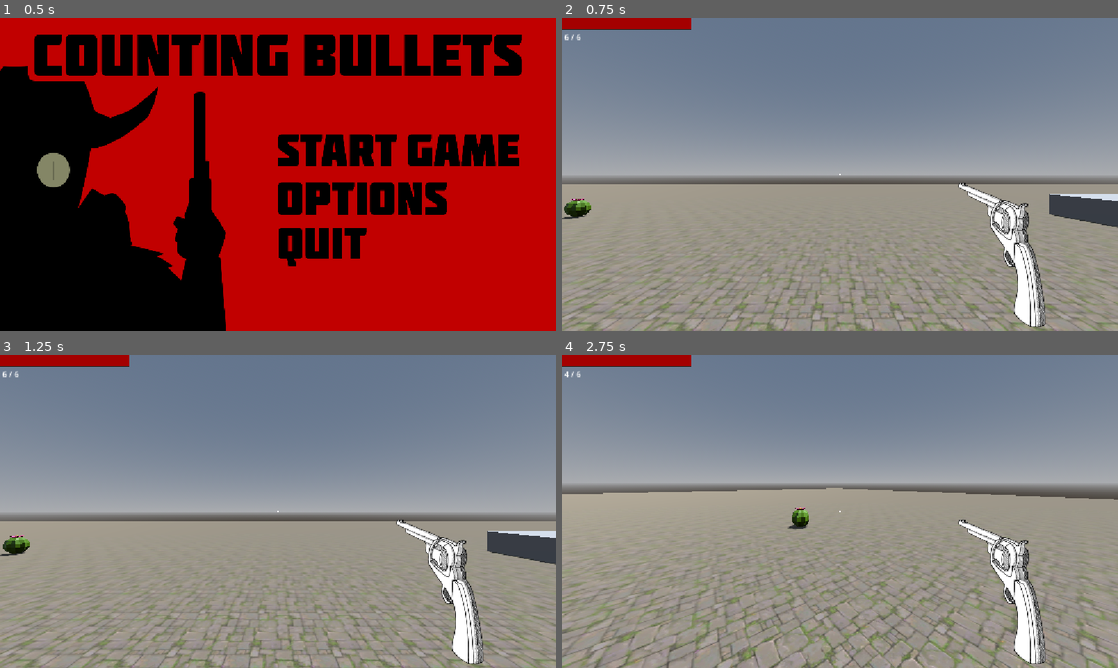
Above: before the commit, frames 1-4 (two rows, left to right).
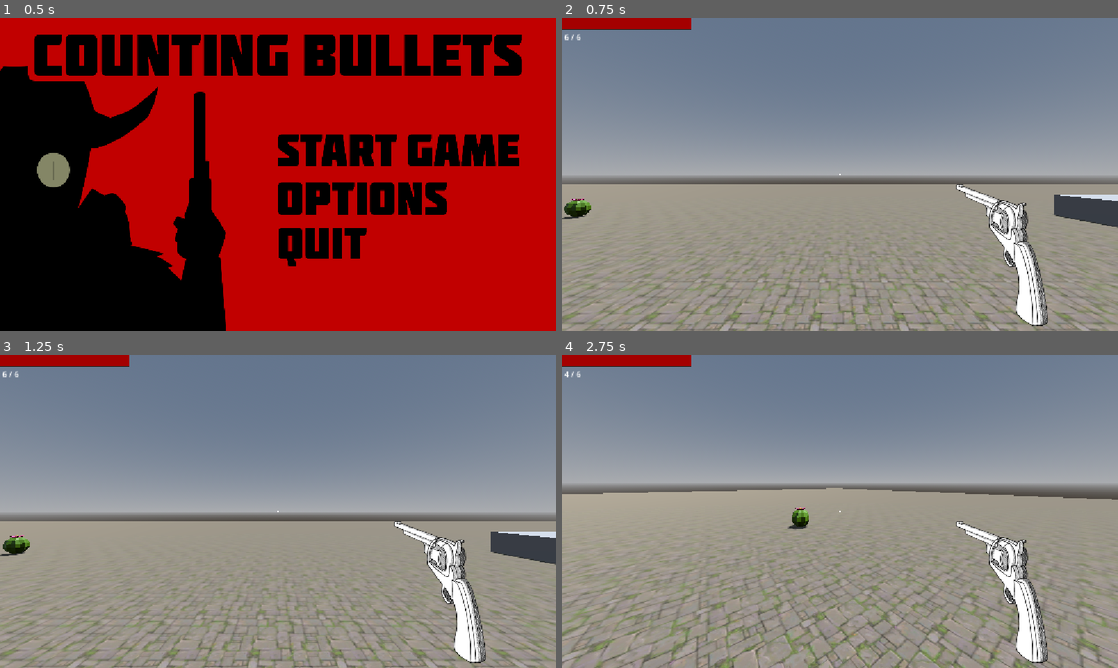
Above: after the commit, the same moments.

Repository: JoaoMoissa/COUNTING-BULLETS
Game: Godot game, scene res://scenes/main_menu.tscn
Two runs of this game, one before a commit and one after it. Both use one fixed random seed, a clock stepped at 60 frames per second and the inputs below. The project has no main scene, so this scene is started directly.
Inputs (mouse positions are in pixels of both pictures, inside the frame that each line leads up to):
- Up to frame 1 (0.5 s): no input
- Up to frame 2 (0.75 s): click (962, 149) at 0.5 s
- Up to frame 3 (1.25 s): no input
- Up to frame 4 (2.75 s): tap Enter at 1.25 s; move the mouse to (867, 511) at 1.27 s; hold W (up) from 1.28 s (still down); click (867, 511) at 1.35 s; tap Space (jump) at 1.52, 2.27 s; move the mouse to (812, 511) at 2.02 s; click (812, 511) at 2.1 s

Frame 1 is identical in both runs. In frame 2, 6.3% of the frame differs, in the area x 0-100%, y 52-100%; in frame 3, 6.4%; in frame 4, 9.9%, in the area x 0-100%, y 42-100%.

Commit message:
Fix: bullet hitting enemy

Diff:
--- a/scenes/bullet.tscn
+++ b/scenes/bullet.tscn
@@ -1,6 +1,7 @@
 [gd_scene format=3 uid="uid://b7w1ce10rrs24"]
 
 [ext_resource type="Script" uid="uid://vnm4b05bi4b2" path="res://scripts/bullet.gd" id="1_mkf8s"]
+[ext_resource type="Texture2D" uid="uid://l8hmpsnco2bq" path="res://png/BALA.png" id="2_y25gk"]
 
 [sub_resource type="SphereMesh" id="SphereMesh_yf5fn"]
 
@@ -9,6 +10,21 @@
 
 [sub_resource type="SphereShape3D" id="SphereShape3D_g4v7s"]
 
+[sub_resource type="AtlasTexture" id="AtlasTexture_y25gk"]
+atlas = ExtResource("2_y25gk")
+region = Rect2(0, 0, 83, 81)
+
+[sub_resource type="SpriteFrames" id="SpriteFrames_yf5fn"]
+animations = [{
+"frames": [{
+"duration": 1.0,
+"texture": SubResource("AtlasTexture_y25gk")
+}],
+"loop": 1,
+"name": &"idle",
+"speed": 5.0
+}]
+
 [node name="Bullet" type="Area3D" unique_id=1669586633]
 collision_layer = 4
 collision_mask = 3
@@ -16,12 +32,19 @@
 
 [node name="MeshInstance3D" type="MeshInstance3D" parent="." unique_id=494437680]
 transform = Transform3D(0.1, 0, 0, 0, 0.1, 0, 0, 0, 0.1, 0, 0, 0)
+visible = false
 mesh = SubResource("SphereMesh_yf5fn")
 surface_material_override/0 = SubResource("StandardMaterial3D_57qmd")
 
 [node name="CollisionShape3D" type="CollisionShape3D" parent="." unique_id=139923662]
+transform = Transform3D(0.09, 0, 0, 0, 0.09, 0, 0, 0, 0.09, 0, 0, 0)
+shape = SubResource("SphereShape3D_g4v7s")
+
+[node name="AnimatedSprite3D" type="AnimatedSprite3D" parent="." unique_id=1479423672]
 transform = Transform3D(0.1, 0, 0, 0, 0.1, 0, 0, 0, 0.1, 0, 0, 0)
-shape = SubResource("SphereShape3D_g4v7s")
+billboard = 2
+sprite_frames = SubResource("SpriteFrames_yf5fn")
+animation = &"idle"
 
 [connection signal="area_entered" from="." to="." method="_on_area_entered"]
 [connection signal="body_entered" from="." to="." method="_on_body_entered"]
--- a/scenes/player.tscn
+++ b/scenes/player.tscn
@@ -30,12 +30,13 @@
 current = true
 
 [node name="Revolver" parent="Head/Camera3D" unique_id=187879373 instance=ExtResource("2_qlg0r")]
-transform = Transform3D(0.9876283, -0.04877264, 0.14903563, 0.064133994, 0.99291193, -0.10006751, -0.14309868, 0.10838776, 0.98375565, 0.35488814, -0.08040559, -0.7499223)
+transform = Transform3D(0.9876283, -0.04877264, 0.14903563, 0.064133994, 0.99291193, -0.10006751, -0.14309868, 0.10838776, 0.98375565, 0.35488814, -0.04133427, -0.7058687)
 
 [node name="CanvasLayer" type="CanvasLayer" parent="Head/Camera3D" unique_id=1001775197]
 
 [node name="Weapon" type="Sprite2D" parent="Head/Camera3D/CanvasLayer" unique_id=1948241857]
 position = Vector2(914, 490)
+rotation = -0.034906585
 scale = Vector2(0.48458195, 0.484582)
 texture = ExtResource("3_fjrip")
 
--- a/scenes/wold.tscn
+++ b/scenes/wold.tscn
@@ -30,6 +30,7 @@
 [node name="Main" type="Node3D" unique_id=1391810359]
 
 [node name="Wold" type="NavigationRegion3D" parent="." unique_id=1398679537]
+transform = Transform3D(1, 0, 0, 0, 1, 0, 0, 0, 1, 0, 0, 0.18112373)
 navigation_mesh = SubResource("NavigationMesh_baeb5")
 
 [node name="DirectionalLight3D" type="DirectionalLight3D" parent="Wold" unique_id=836681413]
--- a/scripts/Player.gd
+++ b/scripts/Player.gd
@@ -99,6 +99,15 @@
 	var target_position: Vector3 = ray_end
 	if not result.is_empty():
 		target_position = result["position"]
+
+	var distance_from_barrel: float = gun_barrel.global_position.distance_to(target_position)
+
+	if distance_from_barrel < 0.5:
+		var camera_forward: Vector3 = -camera.global_transform.basis.z
+		var camera_left: Vector3 = -camera.global_transform.basis.x
+
+		var shoot_direction: Vector3 = (camera_forward + camera_left * 0.45).normalized()
+		target_position = camera.global_position + shoot_direction * 1000.0
 
 	#bullet
 	var instance = bullet.instantiate()
Binary file added: png/BALA.png
Not shown, added: png/BALA.png.import
